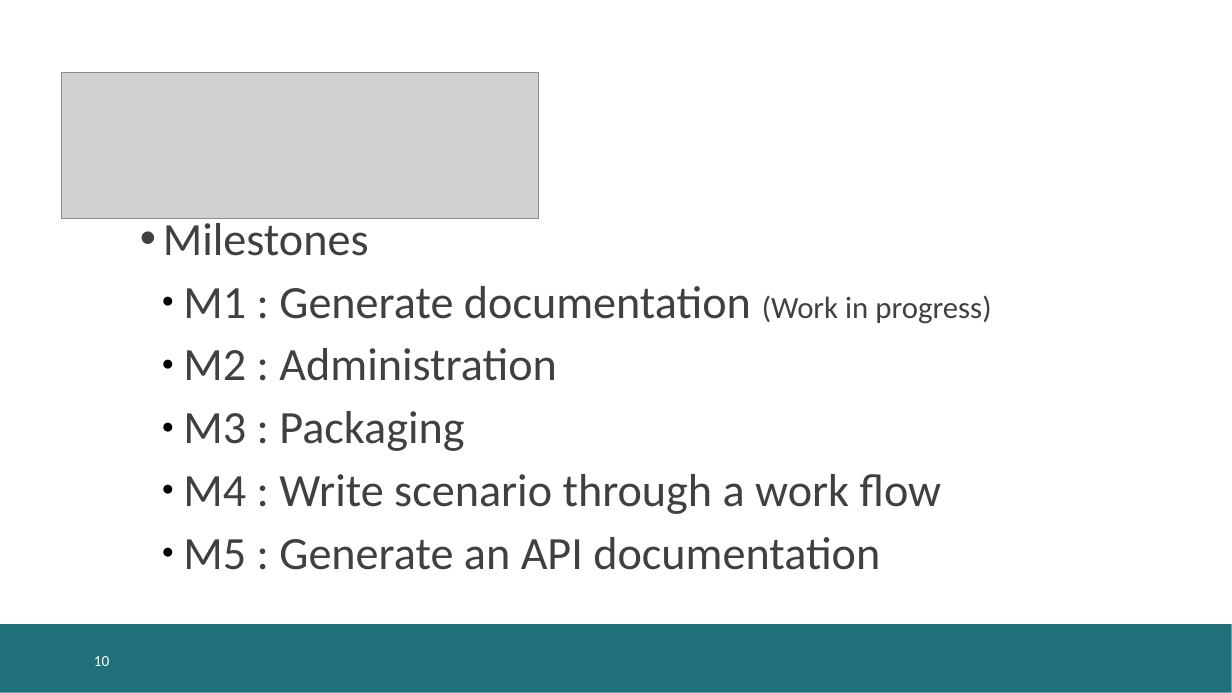
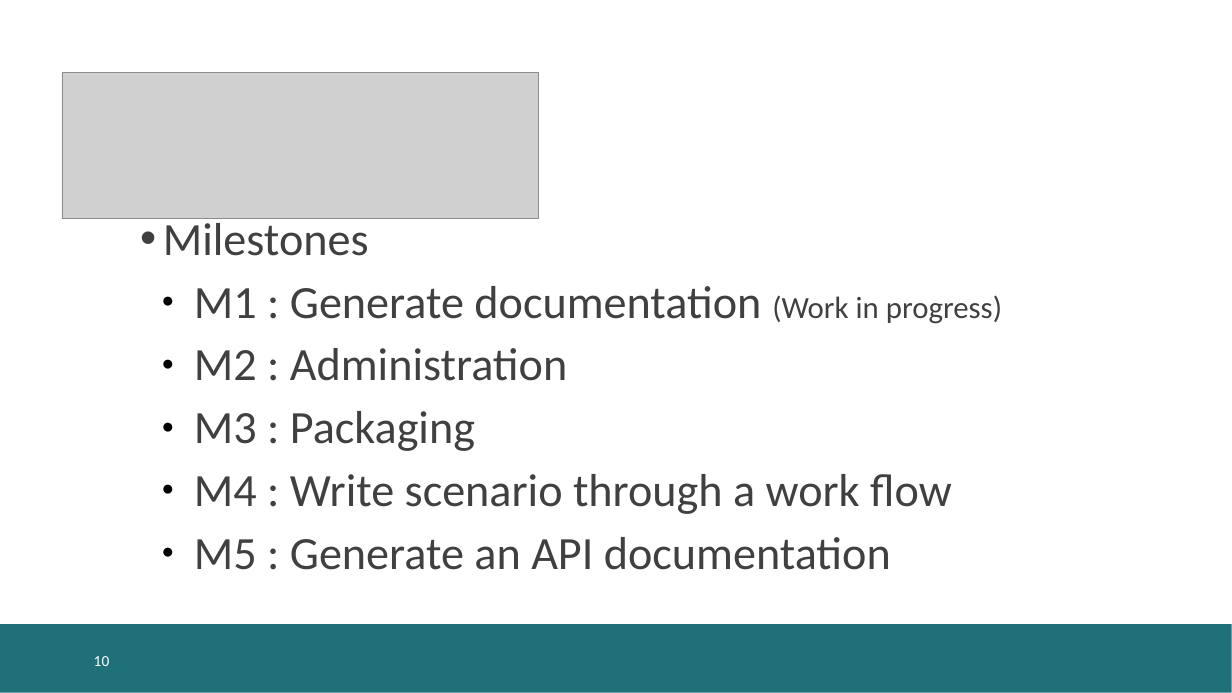
Before and after one commit to KelkooGroup/theGardener, a slide deck: slide 10 of doc/BDD_TheGardener_in_a_nutshell.pptx. Drawn at 1232x693 pixels with LibreOffice and Linux fonts; fonts in the diff are those of the drawing; grey boxes stand for pictures; background and template pictures are left out. Boxes give left, top, right and bottom in pixels: in the first picture for what was removed or moved away, otherwise in the second. Text is boxed around its words. In the diff, an @@ line names an element or a change of style, - is before the commit and + after.

Commit message:
update documentation

```diff
--- a/doc/BDD_TheGardener_in_a_nutshell.pptx
+++ b/doc/BDD_TheGardener_in_a_nutshell.pptx
@@ text at box(194, 286, 1002, 570): indent changed @@
```
Also in this commit, not shown: 7 other slides changed, 5 other files.
